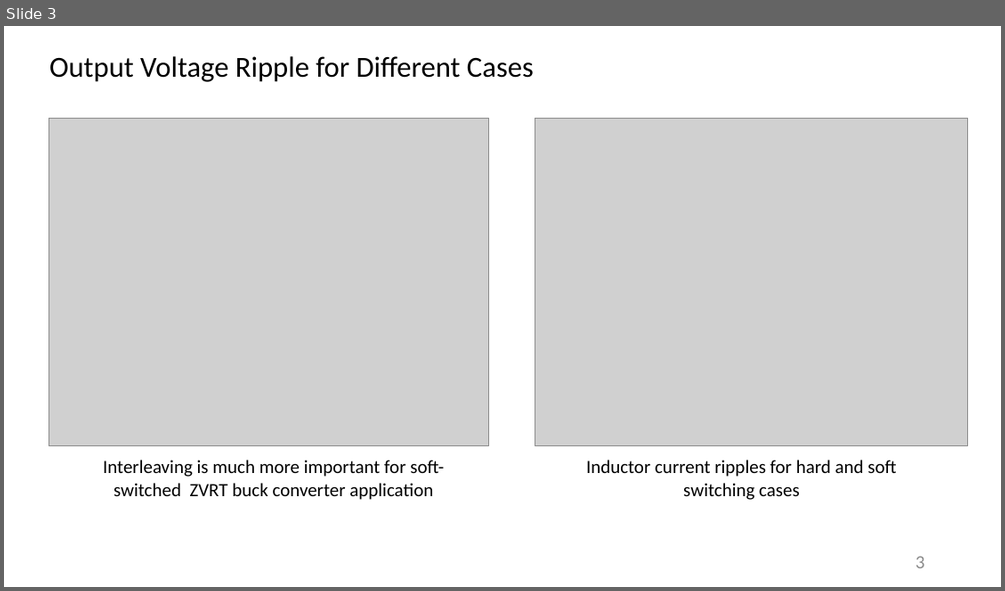
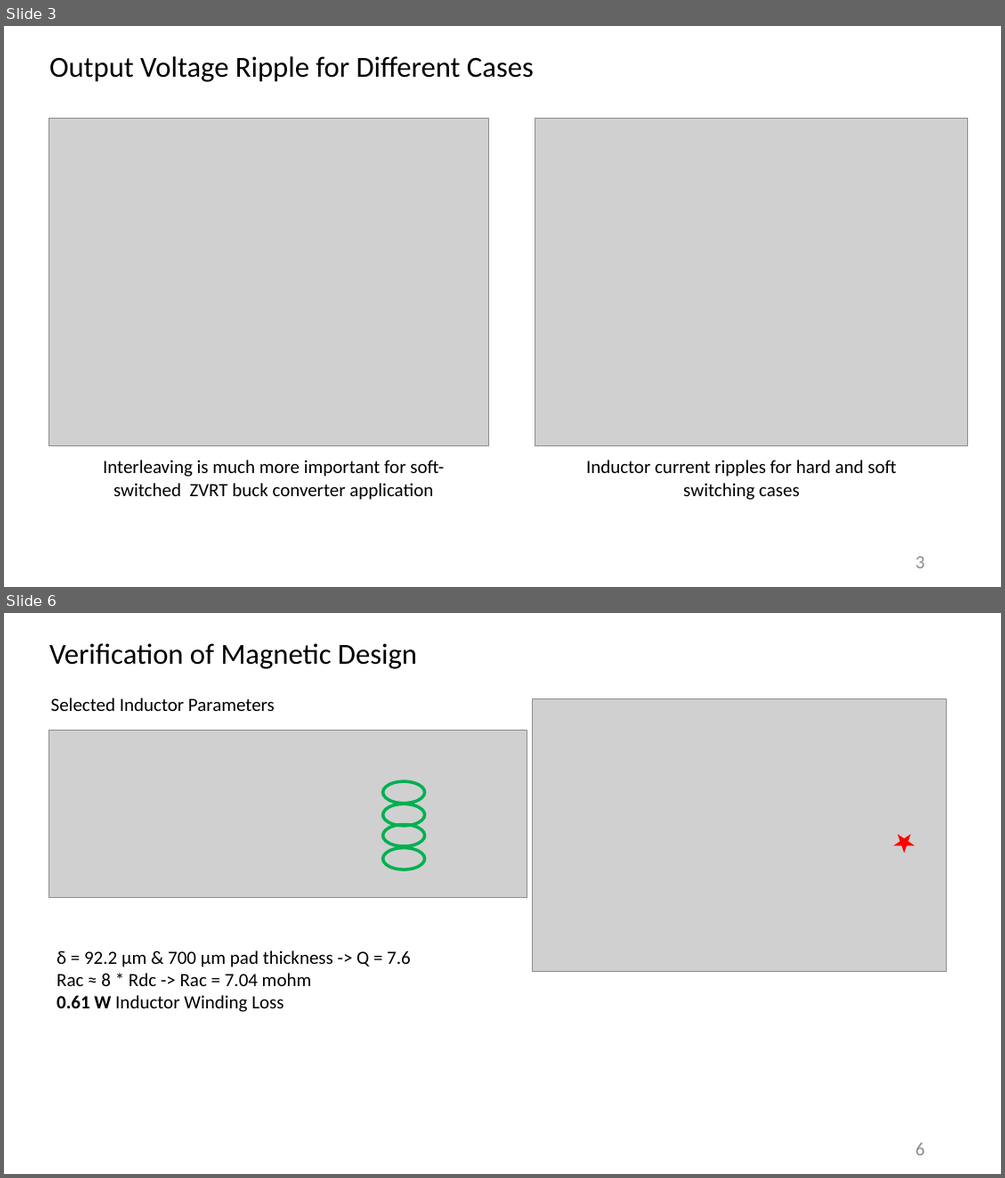
Before and after one commit to furkankarakaya/GaN-Studies, a slide deck: Weekly Reports/2019.09.11 - 2019.09.18 Report.pptx. Shown one above the other, each under a label of ours: slide 3 before the commit, slides 3 and 6 after it; the slides between them are not shown. The pictures are 1005x591 and 1005x1178 pixels, drawn with LibreOffice and Linux fonts; fonts in the diff are those of the drawing; grey boxes stand for pictures. Boxes give left, top, right and bottom in pixels: in the first picture for what was removed or moved away, otherwise in the second. Text is boxed around its words. In the diff, an @@ line names an element or a change of style, - is before the commit and + after.

```diff
--- a/Weekly Reports/2019.09.11 - 2019.09.18 Report.pptx
+++ b/Weekly Reports/2019.09.11 - 2019.09.18 Report.pptx
@@ slide 6 added at (4, 613, 1001, 1174), background #FFFFFF @@
@@ text added at (49, 643, 417, 669), 28 pt, text #000000 @@
+Verification of Magnetic Design
@@ text added at (51, 698, 275, 711), 18 pt, text #000000 @@
+Selected Inductor Parameters
@@ picture added at (532, 699, 946, 972) @@
@@ picture added at (49, 730, 527, 897) @@
@@ ellipse added at (383, 781, 425, 803), outline #00B050 3 pt @@
@@ ellipse added at (383, 825, 425, 846), outline #00B050 3 pt @@
@@ ellipse added at (383, 803, 425, 826), outline #00B050 3 pt @@
@@ ellipse added at (383, 848, 425, 869), outline #00B050 3 pt @@
@@ star added at (896, 835, 914, 851), fill #FF0000, outline #FF0000 1 pt @@
@@ text added at (57, 950, 411, 1012), 18 pt, text #000000 @@
+δ = 92.2 μm & 700 μm pad thickness -> Q = 7.6
+Rac ≈ 8 * Rdc -> Rac = 7.04 mohm
+0.61 W Inductor Winding Loss
@@ page number added at (915, 1143, 925, 1155), 18 pt, text #8C8C8C @@
+6
```
Also in this commit, not shown: 5 other slides added, 6 other files.
